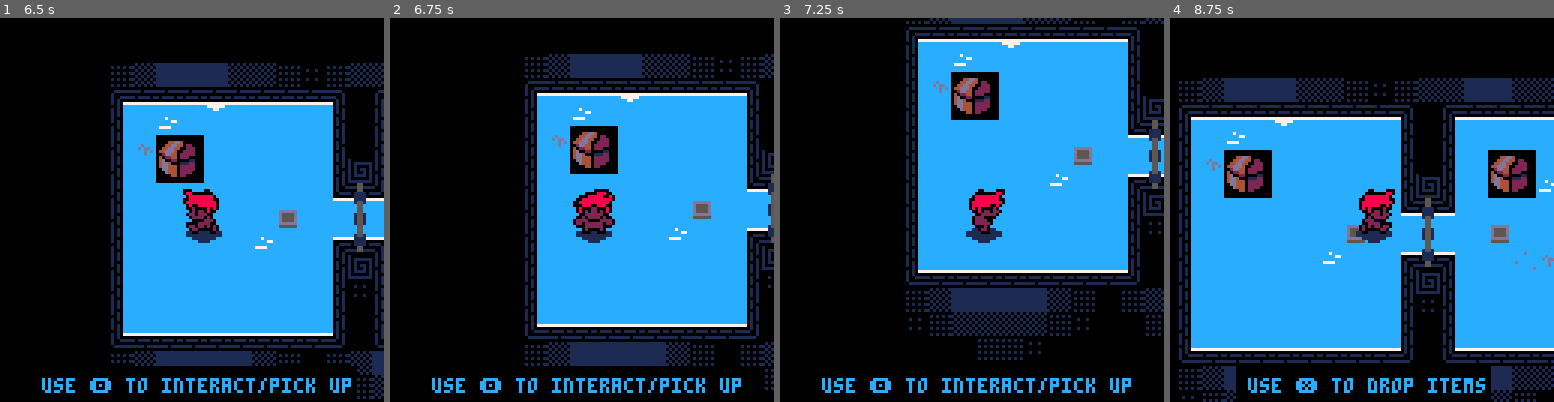
Above: before the commit, frames 1-4 (left to right).
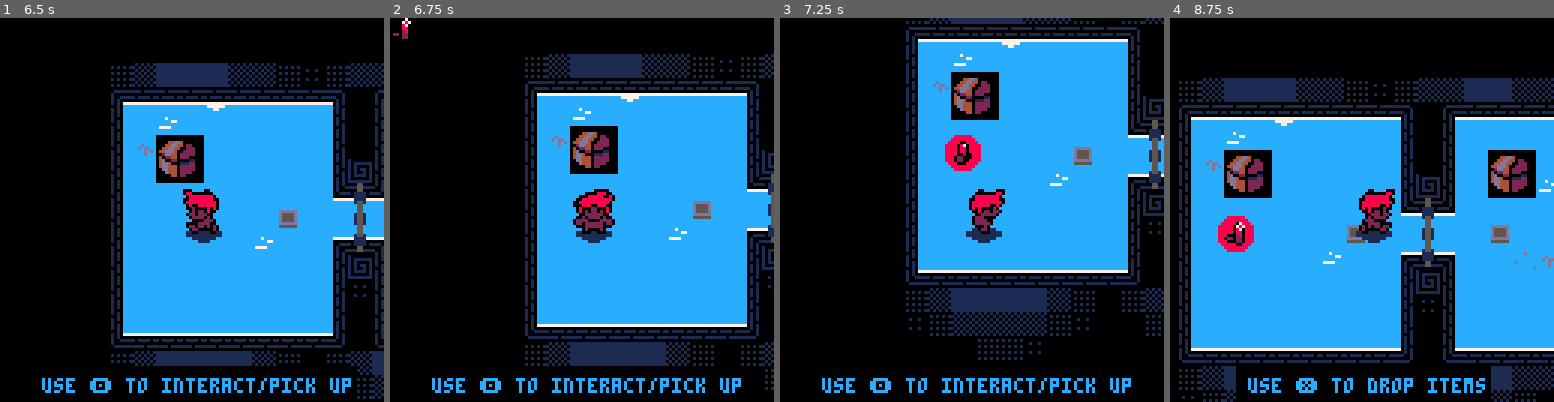
Above: after the commit, the same moments.

Repository: Kiyotoko/gamejam
Game: PICO-8 cartridge game.p8
The game is run twice, just before and just after one commit, with the same random seed, the same clock (stepped at 60 frames per second) and the same inputs.
Inputs:
- Up to frame 1 (6.5 s): tap O (Z key) at 0.33, 0.7, 1.43, 2.22, 3.1, 3.98, 4.87, 5.75 s; tap X (X key) at 1.07, 2.07, 2.4, 2.73, 3.07, 3.4, 3.73, 4.07, 4.4, 4.73, 5.07, 5.4, 5.73, 6.07, 6.4 s; hold Left 1.97-2.37 s; hold Down 2.42-2.82 s; hold Right 2.87-3.53 s; hold Up 3.58-4.08 s; hold Right 4.13-4.53 s; hold Down 4.58-5.08 s; hold Left 5.13-5.8 s; hold Up 5.85-6.18 s; hold Left from 6.23 s (still down)
- Up to frame 2 (6.75 s): release Left at 6.63 s; tap O (Z key) at 6.63 s; hold Down from 6.68 s (still down); tap X (X key) at 6.73 s
- Up to frame 3 (7.25 s): tap X (X key) at 7.07 s; release Down at 7.08 s; hold Right from 7.13 s (still down)
- Up to frame 4 (8.75 s): tap X (X key) every 0.33 s from 7.4 to 8.73 s; tap O (Z key) at 7.52, 8.4 s; release Right at 7.8 s; hold Up 7.85-8.35 s; hold Right from 8.4 s (still down)

Frame 1 is identical in both runs. In frame 2, 0.1% of the frame differs, in the area x 0-6%, y 0-6%; in frame 3, 0.7%, in the area x 42-53%, y 30-40%; in frame 4, 0.7%.

Commit message:
Add doors to map

Diff:
--- a/doors.lua
+++ b/doors.lua
@@ -4,7 +4,12 @@
 doors = {
 	[0] = {x=10,y=5,w=1,h=3},
 	[1] = {x=19,y=4,w=1,h=5},
-	[2] = {x=23,y=4,w=1,h=5}
+	[2] = {x=23,y=4,w=1,h=5},
+	[3] = {x=32,y=4,w=1,h=5},
+	[4] = {x=41,y=15,w=1,h=5},
+	[5] = {x=45,y=15,w=1,h=5},
+	[6] = {x=41,y=23,w=1,h=5},
+	[7] = {x=45,y=23,w=1,h=5},
 }
 
 door_switch = 32
--- a/game.p8
+++ b/game.p8
@@ -149,28 +149,28 @@
 818095808080808080859b818080808085000000009c9c000000000000000000000000000000000000000000000000000000000000000000000000000000000000000000000000000000000000000000000000000000000000000000000000000000000000000000000000000000000000000000000000000000000000000000
 81914a4b8080808080859b81804a4b8085009c009c9c9c9c9c9c000000000000000000000000000000000000000000000000000000000000000000000000000000000000000000000000000000000000000000000000000000000000000000000000000000000000000000000000000000000000000000000000000000000000
 81805a5b8080808080859e81805a5b95898383a3838383a38300000000000000a300000000000000000000000000a3000000000000000000000000000000000000000000000000000000008000000000000000000000000000000000000000000000000000000000000000000000000000000000000000000000000000000000
-81808080808080808089a38a80808080808080a0808080a08080808080808080a080808080808080808080808080a0808080808080808080808080808080808080808080808080808080808080000000000000000000000000000000000000000000000000000000000000000000000000000000000000000000000000000000
-81808080808080c08080a08080c0808080c180a080c280a08080808080808080a080808080808080808080808080a0808080808080808080808080808080808080808080808080808080808080800000000000000000000000000000000000000000000000000000000000000000000000000000000000000000000000000000
+81808080808080808089a38a80808080808080a0808080a08080808080808080a08080808080808080804a4b8080a0808080808080808080808080808080808080808080808080808080808080000000000000000000000000000000000000000000000000000000000000000000000000000000000000000000000000000000
+81808080808080c08080a08080c0808080c180a080c280a08080808080808080a080c3808080808080805a5b8080a080c980808080808080808080808080808080808080808080808080808080800000000000000000000000000000000000000000000000000000000000000000000000000000000000000000000000000000
 8180808080809580808ba78c80809091808080a0808080a08080808080808080a080808080808080808080808080a0808080808080808080808080808080808080808080808080808080808080000000000000000000000000000000000000000000000000000000000000000000000000000000000000000000000000000000
-818080808080808080859e81808080808b8787a7878787a78700000080808000a700000000000000000080808000a7000000000000000000000000000000000000999999999900808080008000000000000000000000000000000000000000000000000000000000000000000000000000000000000000000000000000000000
-818080808080808080859f818080808085000000000000000000000080808000000000000000000000008080800000000000000000000000000000000000000000000000009900808080000000000000000000000000000000000000000000000000000000000000000000000000000000000000000000000000000000000000
-8180808080808080808500818080808085000000000000000000000080808000000000000000000000008080800000000000000000000000000000000000000000000000009900808080000000000000000000000000000000000000000000000000000000000000000000000000000000000000000000000000000000000000
-8687878787878787878800868787878788000000000000000000000080808000000000000000000000008080800000000000000000000000000000000000000000000000009900808080000000000000000000000000000000000000000000000000000000000000000000000000000000000000000000000000000000000000
-8f8e8d8d8d8d8e8f008f8e8d8d8d8e8e8f000000000000000000000080808000000000000000000000008080800000000000000000000000000000000000000000000000009999808080000000000000000000000000000000000000000000000000000000000000000000000000000000000000000000000000000000000000
-9f8f8e8e8e8e8f9f00008f8e8d8e8f00000000000000000000000000808080000000000000000000000080808000000000000000000000000000000000000000000000000099a1b0b0b0a50000000000000000000000000000000000000000000000000000000000000000000000000000000000000000000000000000000000
-0000008f8f9f0000000000008f8f000000000000000000000000000080808000000000000000000000008080800000000000000000000000000000000000000000000000009999808080000000000000000000000000000000000000000000000000000000000000000000000000000000000000000000000000000000000000
-0000000000000000000000009f00000000000000000000000000000080808000000000000000000000a3808080a300000000000000000000000000000000000000000000009999808080000000000000000000000000000000000000000000000000000000000000000000000000000000000000000000000000000000000000
-0000000000000000000000000000000000000000000000000000000080808000000000000080808080a0808080a080808080000000000000808080808080808080808080009999808080000000000000000000000000000000000000000000000000000000000000000000000000000000000000000000000000000000000000
-0000000000000000000000000000000000000000000000000000000080808000000000000080808080a0808080a080808080000000000000808080808080808080808080009999808080000000000000000000000000000000000000000000000000000000000000000000000000000000000000000000000000000000000000
-0000000000000000000000000000000000000000000000000000000080808000000000000080808080a0808080a080808080000000000000808080808080808080808080009999808080000000000000000000000000000000000000000000000000000000000000000000000000000000000000000000000000000000000000
-000000000000000000000000000000000000000000000000000000008080800000000000008080808ba7878787a78c808080000000000000808080808080808080808080009900808080000000000000000000000000000000000000000000000000000000000000000000000000000000000000000000000000000000000000
-0000000000000000000000000000000000000000000000000000000080808080808080808080808085808080808081808080808080808080808080808080808080808080808080808080000000000000000000000000000000000000000000000000000000000000000000000000000000000000000000000000000000000000
-0000000000000000000000000000000000000000000000000000000080808080808080808080808085808080808081808080808080808080808080808080808080808080808080808080990000000000000000000000000000000000000000000000000000000000000000000000000000000000000000000000000000000000
-0000000000000000000000000000000000000000000000000000000080808080808080808080808085808080808081808080808080808080808080808080808080808080808080808080000000000000000000000000000000000000000000000000000000000000000000000000000000000000000000000000000000000000
-0000000000000000000000000000000000000000000000000000000000000000000000000080808089a3838383a38a808080999999999999808080808080808080808080999900000000000000000000000000000000000000000000000000000000000000000000000000000000000000000000000000000000000000000000
-0000000000000000000000000000000000000000000000000000000000000000000000000080808080a0808080a080808080000000000000808080808080808080808080000000000000000000000000000000000000000000000000000000000000000000000000000000000000000000000000000000000000000000000000
-0000000000000000000000000000000000000000000000000000000000000000000000000080808080a0808080a080808080000000000000808080808080808080808080000000000000000000000000000000000000000000000000000000000000000000000000000000000000000000000000000000000000000000000000
-0000000000000000000000000000000000000000000000000000000000000000000000000080808080a0808080a080808080000000000000808080808080808080808080000000000000000000000000000000000000000000000000000000000000000000000000000000000000000000000000000000000000000000000000
+818080808080808080859e81808080808b8787a7878787a78700000080808000a70000000000000000818080808ba7000000000000000000000000000000000000999999999900808080008000000000000000000000000000000000000000000000000000000000000000000000000000000000000000000000000000000000
+818080808080808080859f818080808085000000000000000000000080808000000000000000000000818080808500000000000000000000000000000000000000000000009900808080000000000000000000000000000000000000000000000000000000000000000000000000000000000000000000000000000000000000
+818080808080808080850081808080808500000000000000000000008080800000000000000000000081808080859999999b000000000000000000000000000000000000009900808080000000000000000000000000000000000000000000000000000000000000000000000000000000000000000000000000000000000000
+868787878787878787880086878787878800000000000000000000008080800000000000000000000081808080898383849b000000000000000000000000000000000000009900808080000000000000000000000000000000000000000000000000000000000000000000000000000000000000000000000000000000000000
+8f8e8d8d8d8d8e8f008f8e8d8d8d8e8e8f00000000000000000000008080800000000000000000000081808080808080859b000000000000000000000000000000000000009999808080000000000000000000000000000000000000000000000000000000000000000000000000000000000000000000000000000000000000
+9f8f8e8e8e8e8f9f00008f8e8d8e8f000000000000000000000000008080800000000000000000000086878787878c80859b0000000000000000000000000000000000000099a1b0b0b0a50000000000000000000000000000000000000000000000000000000000000000000000000000000000000000000000000000000000
+0000008f8f9f0000000000008f8f000000000000000000000000000080808000000000000000000000009a9a9a008180859b000000000000000000000000000000000000009999808080000000000000000000000000000000000000000000000000000000000000000000000000000000000000000000000000000000000000
+0000000000000000000000009f00000000000000000000000000000080808000000000000000000000a39a9a9aa38a80859b00000000000000000000000000000000000000999980c880000000000000000000000000000000000000000000000000000000000000000000000000000000000000000000000000000000000000
+0000000000000000000000000000000000000000000000000000000080808000000000000080808080a0808080a08080859b000000000000808080808080808080808080009999808080000000000000000000000000000000000000000000000000000000000000000000000000000000000000000000000000000000000000
+000000000000000000000000000000000000000000000000000000008080800000000000008080c480a080c580a08080859b000000000000808080808080808080808080009999808080000000000000000000000000000000000000000000000000000000000000000000000000000000000000000000000000000000000000
+0000000000000000000000000000000000000000000000000000000080808000000000000080808080a0808080a08080859b000000000000808080808080808080808080009999808080000000000000000000000000000000000000000000000000000000000000000000000000000000000000000000000000000000000000
+000000000000000000000000000000000000000000000000000000008080800000000000008080808ba7878787a787878882838383838300808080808080808080808080009900808080000000000000000000000000000000000000000000000000000000000000000000000000000000000000000000000000000000000000
+00000000000000000000000000000000000000000000000000000000808080808080808080808080859a9a9a9a9a9a9a9a81808080808080808080808080808080808080808080808080000000000000000000000000000000000000000000000000000000000000000000000000000000000000000000000000000000000000
+00000000000000000000000000000000000000000000000000000000808080808080808080808080859a9a9a9a9a9a9a9a81808080808080808080808080808080808080808080808080990000000000000000000000000000000000000000000000000000000000000000000000000000000000000000000000000000000000
+00000000000000000000000000000000000000000000000000000000808080808080808080808080859a9a9a9a9a9a9a9a81808080808080808080808080808080808080808080808080000000000000000000000000000000000000000000000000000000000000000000000000000000000000000000000000000000000000
+0000000000000000000000000000000000000000000000000000000000000000000000000080808089a3838383a38383838a808080999999808080808080808080808080999900000000000000000000000000000000000000000000000000000000000000000000000000000000000000000000000000000000000000000000
+0000000000000000000000000000000000000000000000000000000000000000000000000080808080a0808080a080808080808080000000808080808080808080808080000000000000000000000000000000000000000000000000000000000000000000000000000000000000000000000000000000000000000000000000
+000000000000000000000000000000000000000000000000000000000000000000000000008080c680a080c780a080808080808080000000808080808080808080808080000000000000000000000000000000000000000000000000000000000000000000000000000000000000000000000000000000000000000000000000
+0000000000000000000000000000000000000000000000000000000000000000000000000080808080a0808080a080808080808080000000808080808080808080808080000000000000000000000000000000000000000000000000000000000000000000000000000000000000000000000000000000000000000000000000
 0000000000000000000000000000000000000000000000000000000000000000000000000000000000a7000000a700000000000000000000999999999999999999999999000000000000000000000000000000000000000000000000000000000000000000000000000000000000000000000000000000000000000000000000
 0000000000000000000000000000000000000000000000000000000000000000000000000000000000000000000000000000000000000000000000000000009999999900000000000000000000000000000000000000000000000000000000000000000000000000000000000000000000000000000000000000000000000000
 
--- a/items.lua
+++ b/items.lua
@@ -36,7 +36,8 @@
 -- a chest is removed from the list after looting.
 chests = {
 	[0] = {x=2, y=3, closed=true, drops=gold},
-	[1] = {x=13, y=3, closed=true, drops=emerald}
+	[1] = {x=13, y=3, closed=true, drops=emerald},
+	[2] = {x=42, y=5, closed=true, drops=ruby}
 }
 
 chest_flip = 32
